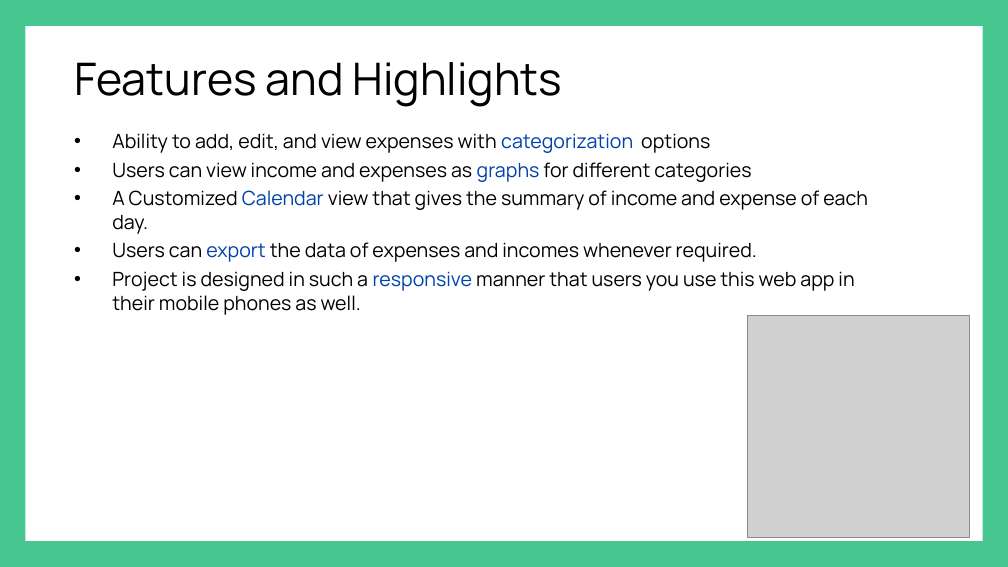
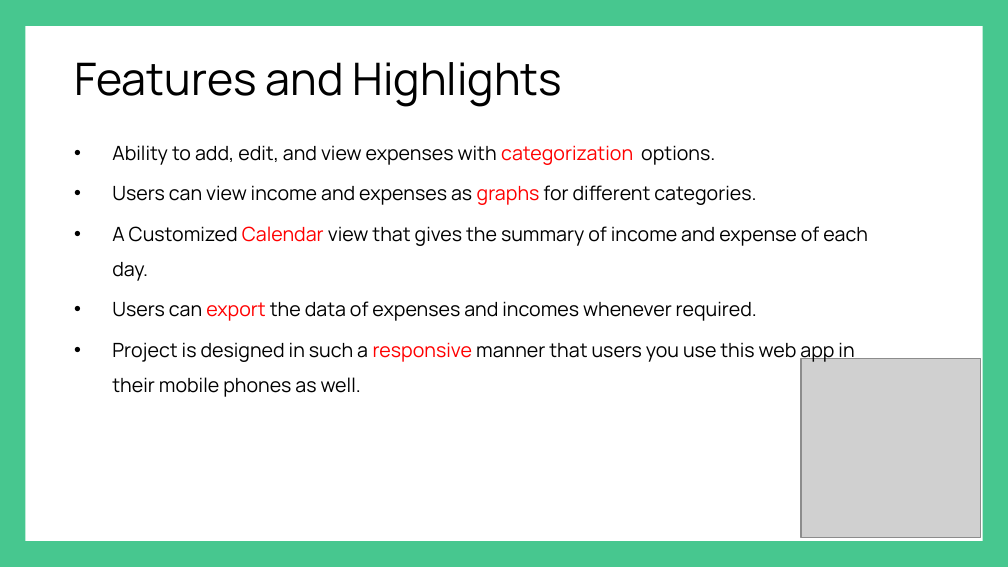
Before and after one commit to nithin200051/ExpenseManager, a slide deck: slide 4 of ExpenseManager-main/Project Presentation/Expense PPT.pptx. Drawn at 1008x567 pixels with LibreOffice and Linux fonts; fonts in the diff are those of the drawing; grey boxes stand for pictures. Boxes give left, top, right and bottom in pixels: in the first picture for what was removed or moved away, otherwise in the second. Text is boxed around its words. In the diff, an @@ line names an element or a change of style, - is before the commit and + after.

```diff
--- a/ExpenseManager-main/Project Presentation/Expense PPT.pptx
+++ b/ExpenseManager-main/Project Presentation/Expense PPT.pptx
@@ text at box(112, 145, 756, 205): text changed @@
-• Ability to add, edit, and view expenses with categorization options
-• Users can view income and expenses as graphs for different categories
+• Ability to add, edit, and view expenses with categorization options.
+• Users can view income and expenses as graphs for different categories.
@@ text at box(112, 226, 868, 397): text colour #0042AC to #FF0000 in "Calendar", "export", "responsive"; line spacing 1 to 1.5 @@
@@ picture: place and size @@
-picture at box(748, 316, 970, 537)
+picture at box(801, 358, 981, 537)
```
Also in this commit, not shown: 9 other slides changed, 1 slide added, 1 slide removed.
